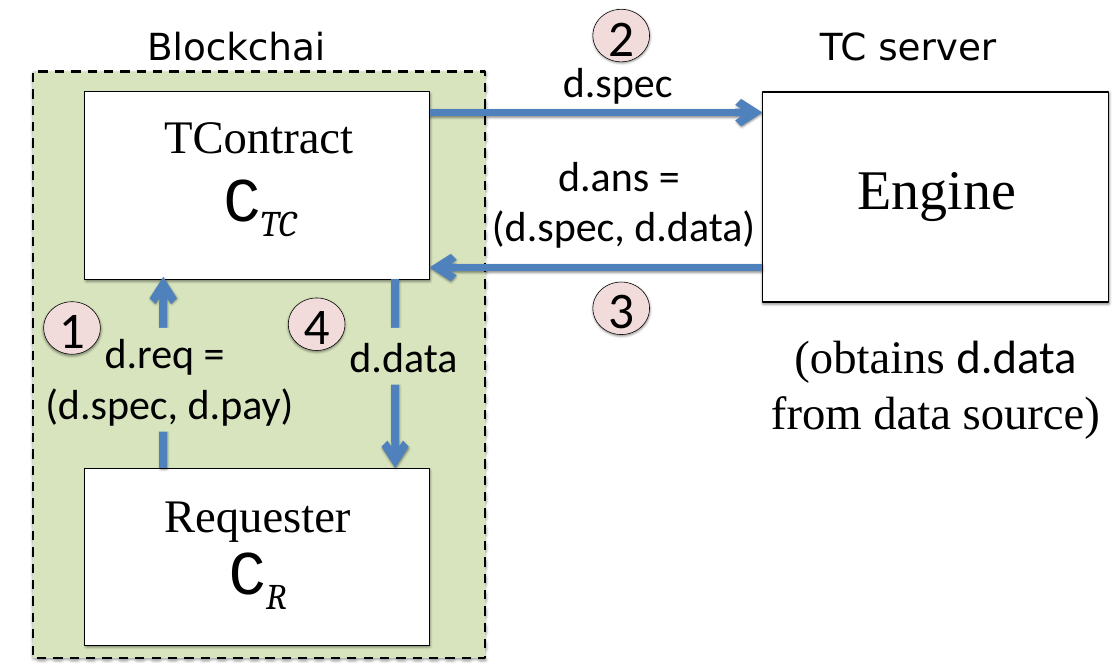
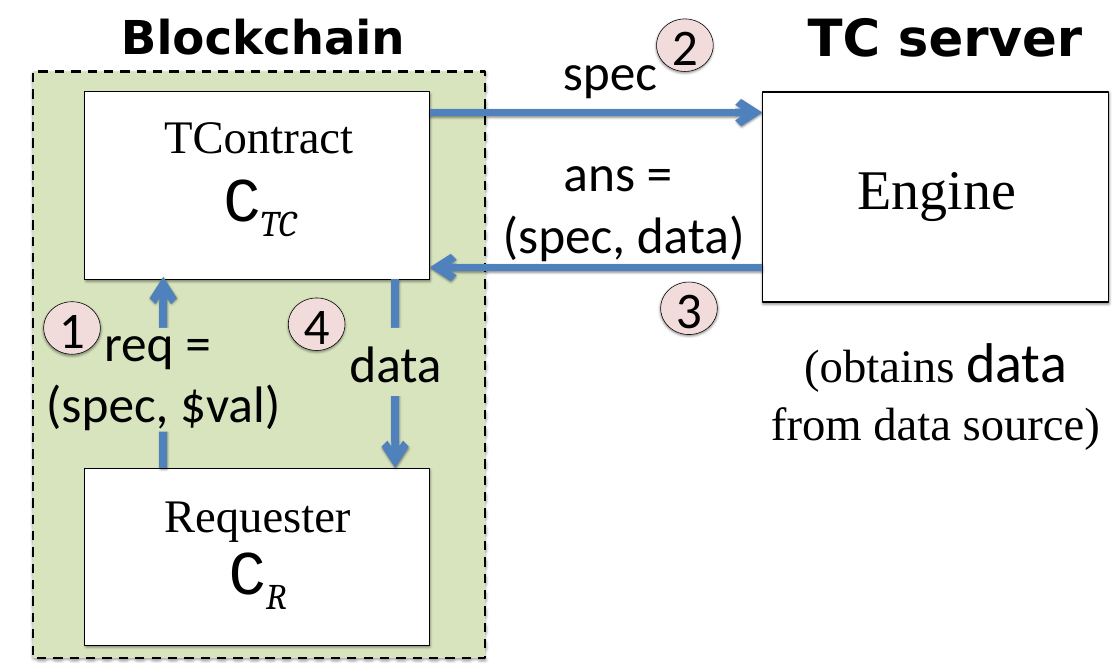
Before and after one commit to bl4ck5un/Town-Crier, a slide deck: slide 1 of writeup/figures/DataflowFig.pptx. Drawn at 1120x672 pixels with LibreOffice and Linux fonts; fonts in the diff are those of the drawing. Boxes give left, top, right and bottom in pixels: in the first picture for what was removed or moved away, otherwise in the second. Text is boxed around its words. In the diff, an @@ line names an element or a change of style, - is before the commit and + after.

```diff
--- a/writeup/figures/DataflowFig.pptx
+++ b/writeup/figures/DataflowFig.pptx
@@ text "Blockchain": place and size @@
-text "Blockchain" at (142,21,354,72)
+text "Blockchain" at (121,18,405,55)
@@ text "Blockchain" at (121,18,405,55): size 48 to 60 pt, bold on @@
@@ ellipse "2": place and size @@
-ellipse "2" at (593,10,650,62)
+ellipse "2" at (656,19,713,72)
@@ text "TC server": place and size @@
-text "TC server" at (820,32,996,61)
+text "TC server" at (808,18,1082,57)
@@ text "TC server" at (808,18,1082,57): size 48 to 66 pt, bold on @@
@@ text at (563,47,657,99): text changed; size 54 to 66 pt @@
-d.spec
+spec
@@ text at (503,166,745,265): text changed; size 54 to 66 pt @@
-d.ans =
-(d.spec, d.data)
+ans =
+(spec, data)
@@ ellipse "3": place and size @@
-ellipse "3" at (593,282,650,335)
+ellipse "3" at (661,282,717,335)
@@ text at (46,318,280,435): text changed; size 54 to 66 pt @@
-d.req =
-(d.spec, d.pay)
+req =
+(spec, $val)
@@ text at (349,346,441,383): text changed; size 54 to 66 pt @@
-d.data
+data
@@ text at (771,343,1100,450): text changed @@
-(obtains d.data from data source)
+(obtains data from data source)
```
Also in this commit, not shown: 3 other files.
